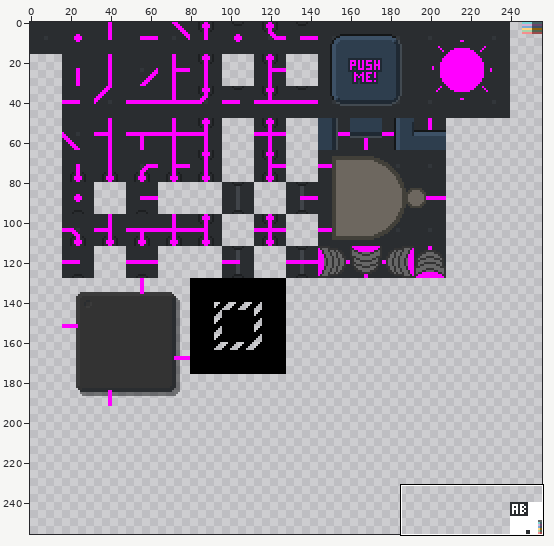
Edited in one commit: sprite sheet (src/img/tiles.png). The first picture is a wide view before the edit; the outline marks the close-up.
Close-up. First the earlier version:
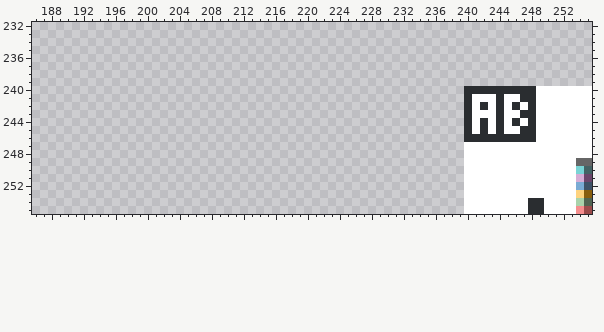
The file is 256x256 pixels. Colours within 5 levels of each other are drawn and written as one. Shown: x 186..255, y 232..255.
The result:
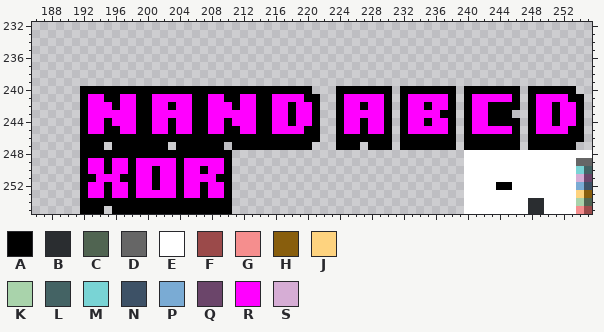
Palette (. is transparent): A #000000  B #2a2d30  C #506451  D #666666  E #ffffff  F #9b4a4a  G #f58e8e  H #885e0d  J #fed37f  K #a9d3ab  L #446364  M #79d4d5  N #3d5166  P #7aabd4  Q #6b456a  R #ff00ff  S #d6add5
Author's note on the commit: Render text in the right place with the color of the current net This is pretty neat!
Diff:
y 240: x 192..220 ............................. -> AAAAAAAAAAAAAAAAAAAAAAAAAAAAA; x 224..230 ....... -> AAAAAAA; x 232..238 ....... -> AAAAAAA; x 240..255 BBBBBBBBBEEEEEEE -> AAAAAAA.AAAAAA..
y 241: x 192..221 .............................. -> ARRAARRAARRRRRAARRAARRAARRRRAA; x 224..230 ....... -> ARRRRRA; x 232..238 ....... -> ARRRRRA; x 240..255 BEEEBEEBBEEEEEEE -> ARRRRRA.ARRRRAA.
y 242: x 192..221 .............................. -> ARRRARRAARRARRAARRRARRAARRARRA; x 224..230 ....... -> ARRARRA; x 232..238 ....... -> ARRARRA; x 240..255 BEBEBEBEBEEEEEEE -> ARRAAAA.ARRARRA.
y 243: x 192..221 .............................. -> ARRRRRRAARRRRRAARRRRRRAARRARRA; x 224..230 ....... -> ARRRRRA; x 232..238 ....... -> ARRRRAA; x 240..255 BEEEBEEBBEEEEEEE -> ARRAAA..ARRARRA.
y 244: x 192..221 .............................. -> ARRARRRAARRARRAARRARRRAARRARRA; x 224..230 ....... -> ARRARRA; x 232..238 ....... -> ARRARRA; x 240..255 BEBEBEBEBEEEEEEE -> ARRAAAA.ARRARRA.
y 245: x 192..221 .............................. -> ARRAARRAARRARRAARRAARRAARRRRAA; x 224..230 ....... -> ARRARRA; x 232..238 ....... -> ARRRRRA; x 240..255 BEBEBEEBBEEEEEEE -> ARRRRRA.ARRRRAA.
y 246: x 192..221 .............................. -> AAAAAAAAAAAAAAAAAAAAAAAAAAAAAA; x 224..230 ....... -> AAAAAAA; x 232..238 ....... -> AAAAAAA; x 240..255 BBBBBBBBBEEEEEEE -> AAAAAAA.AAAAAAA.
y 247: x 192..194 ... -> AAA; x 196..202 ....... -> AAAAAAA; x 204..209 ...... -> AAAAAA; x 211..220 .......... -> AAAAAAAAAA; x 224..226 ... -> AAA; x 228..230 ... -> AAA; x 232..238 ....... -> AAAAAAA; x 240..255 EEEEEEEEEEEEEEEE -> AAAAAAA.AAAAAA..
y 248: x 192..210 ................... -> AAAAAAAAAAAAAAAAAAA
y 249: x 192..210 ................... -> ARRARRARRRRRARRRRRA
y 250: x 192..210 ................... -> ARRARRARRARRARRARRA
y 251: x 192..210 ................... -> AARRRAARRARRARRRRAA
y 252: x 192..210 ................... -> ARRARRARRARRARRARRA; x 244..245 EE -> AA
y 253: x 192..210 ................... -> ARRARRARRRRRARRARRA
y 254: x 192..210 ................... -> AAAAAAAAAAAAAAAAAAA
y 255: x 192..194 ... -> AAA; x 196..210 ............... -> AAAAAAAAAAAAAAA
Where, in picture pixels (left, top, right, bottom), the same in both close-ups:
changed: (80, 86, 592, 214)
